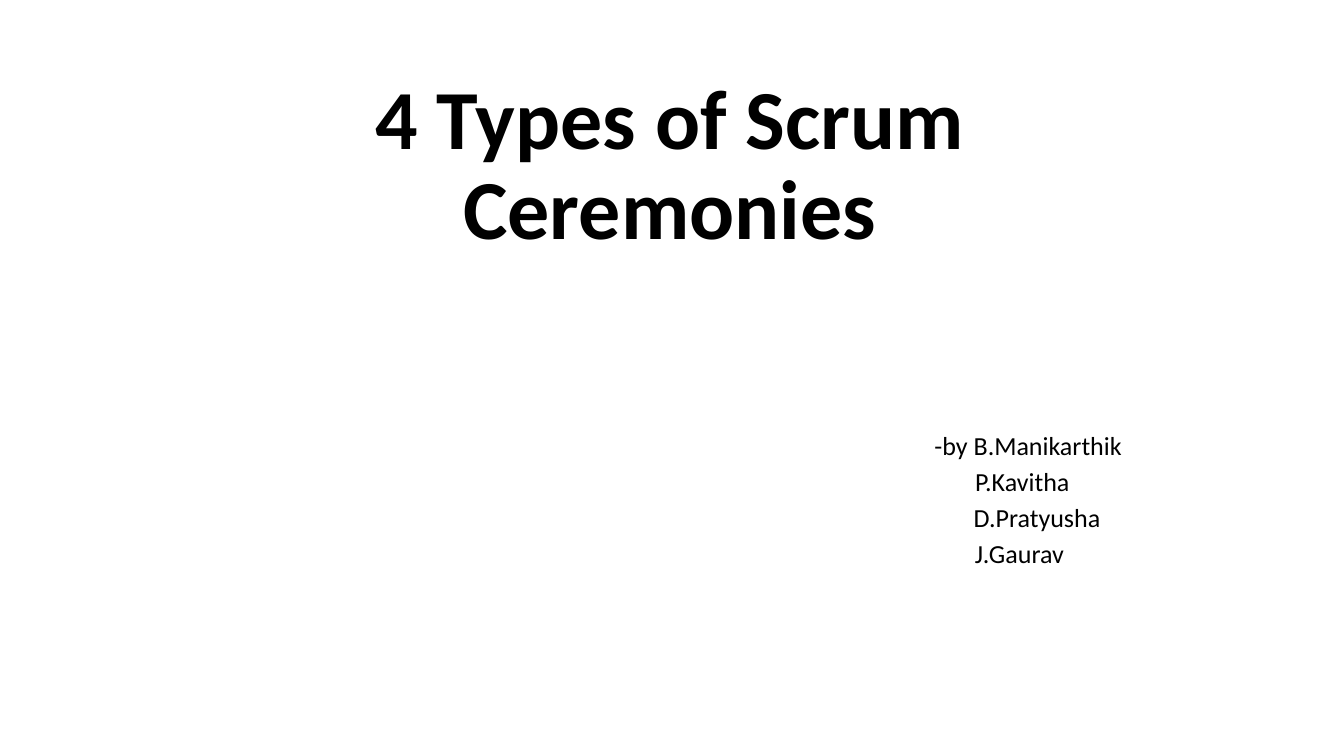
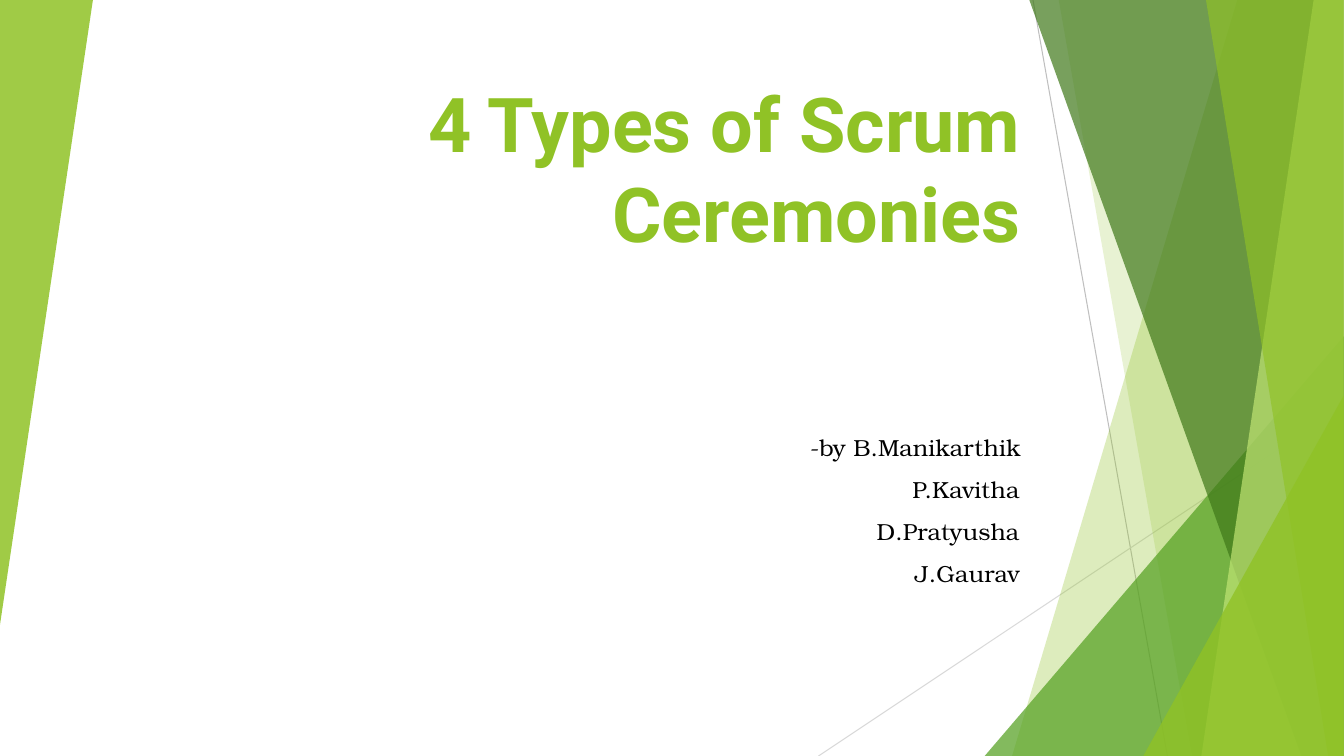
Before and after one commit to karthik07m/coredova-Sample-Ecommerce-app, a slide deck: slide 1 of 4 Types of Scrum Ceremonies.pptx. Drawn at 1344x756 pixels with LibreOffice and Linux fonts; fonts in the diff are those of the drawing. Boxes give left, top, right and bottom in pixels: in the first picture for what was removed or moved away, otherwise in the second. Text is boxed around its words. In the diff, an @@ line names an element or a change of style, - is before the commit and + after.

```diff
--- a/4 Types of Scrum Ceremonies.pptx
+++ b/4 Types of Scrum Ceremonies.pptx
@@ group added at (0,0,1344,756): 5 freeform shapes, 3 triangles, 2 lines @@
@@ title "4 Types of Scrum Ceremonies": place and size @@
-title "4 Types of Scrum Ceremonies" at (375,90,964,240)
+title "4 Types of Scrum Ceremonies" at (428,94,1020,243)
@@ title "4 Types of Scrum Ceremonies" at (428,94,1020,243): size 60 to 54 pt, font Calibri to Roboto, text colour #000000 to #90C226; alignment centre to right; line spacing 0.9 to 1 @@
@@ subtitle "-by B.Manikarthik": place and size @@
-subtitle "-by B.Manikarthik" at (934,437,1122,564)
+subtitle "-by B.Manikarthik" at (810,439,1020,583)
@@ subtitle "-by B.Manikarthik" at (810,439,1020,583): size 18.6 to 16.6 pt, font Calibri to TeX Gyre Bonum; alignment centre to right; line spacing 0.7 to 1 @@
```
Also in this commit, not shown: 4 other slides changed, 8 slides added, 1 slide removed.
